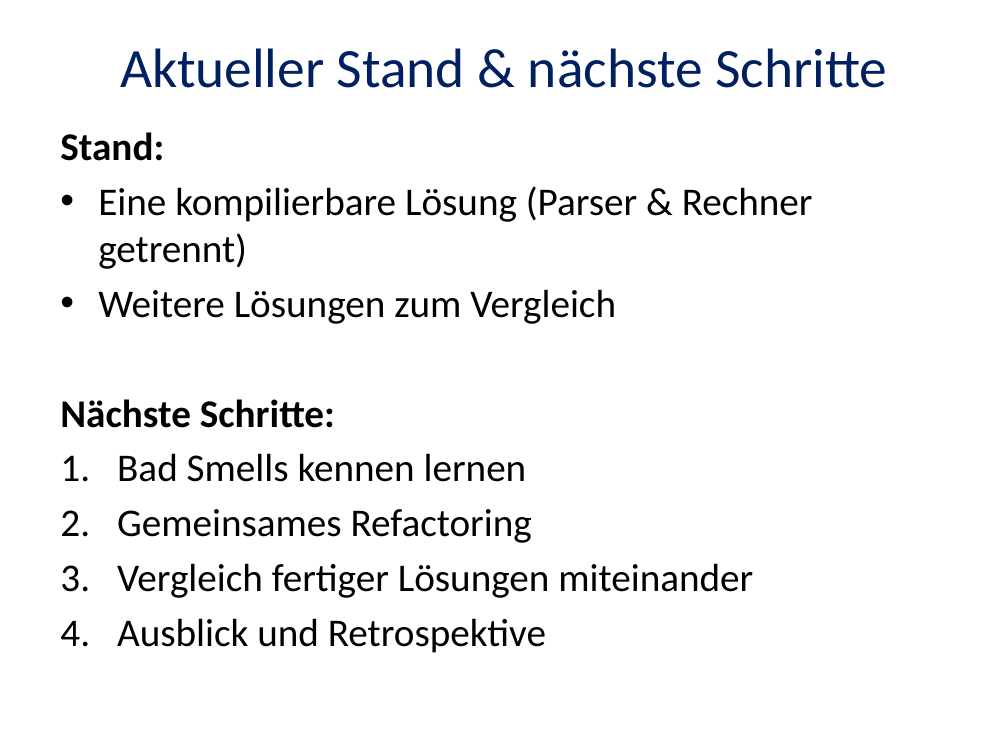
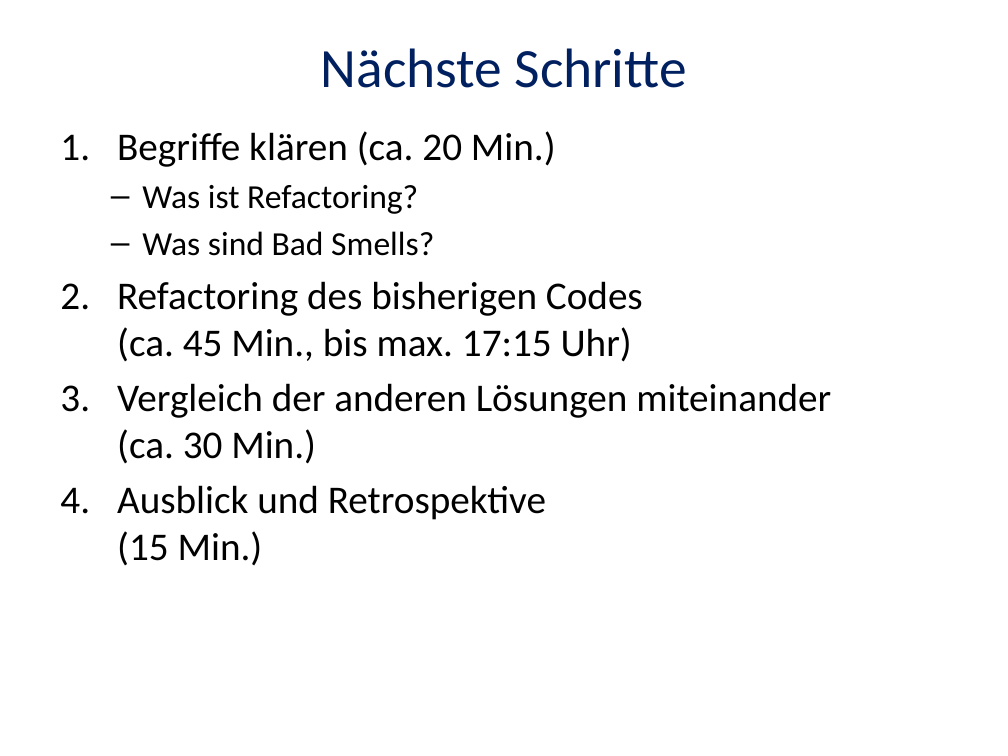
Before and after one commit to trav010/CodingDojoDPA, a slide deck: slide 2 of StringCalculator/doc/Coding-Dojo-2015-02-18.pptx (slide 3 before the commit). Drawn at 1008x756 pixels with LibreOffice and Linux fonts; fonts in the diff are those of the drawing. Boxes give left, top, right and bottom in pixels: in the first picture for what was removed or moved away, otherwise in the second. Text is boxed around its words. In the diff, an @@ line names an element or a change of style, - is before the commit and + after.

```diff
--- a/StringCalculator/doc/Coding-Dojo-2015-02-18.pptx
+++ b/StringCalculator/doc/Coding-Dojo-2015-02-18.pptx
@@ title at [321,48,687,88]: text changed @@
-Aktueller Stand & nächste Schritte
+Nächste Schritte
@@ text at [117,131,831,565]: text changed @@
-Stand:
-• Eine kompilierbare Lösung (Parser & Rechner getrennt)
-• Weitere Lösungen zum Vergleich
-Nächste Schritte:
-1. Bad Smells kennen lernen
-2. Gemeinsames Refactoring
-3. Vergleich fertiger Lösungen miteinander
-4. Ausblick und Retrospektive
+1. Begriffe klären (ca. 20 Min.)
+  – Was ist Refactoring?
+  – Was sind Bad Smells?
+2. Refactoring des bisherigen Codes
+   (ca. 45 Min., bis max. 17:15 Uhr)
+3. Vergleich der anderen Lösungen miteinander
+   (ca. 30 Min.)
+4. Ausblick und Retrospektive
+   (15 Min.)
```
Also in this commit, not shown: 2 other slides changed, 8 slides added, 2 slides removed.
